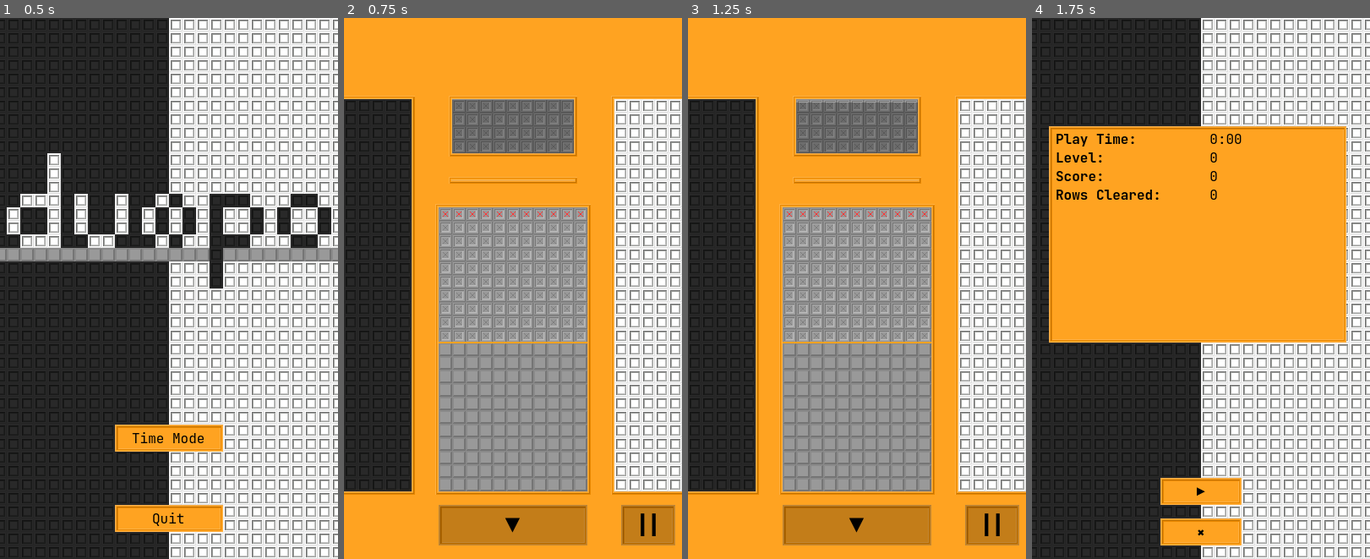
Above: before the commit, frames 1-4 (left to right).
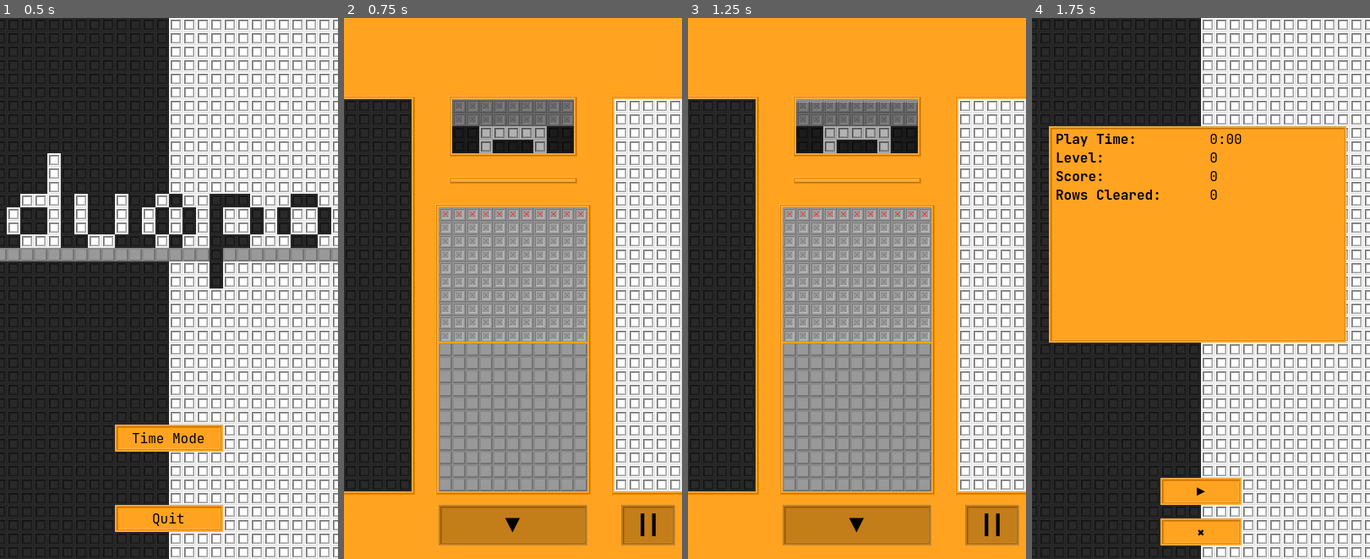
Above: after the commit, the same moments.

Repository: ka-puna/duopo
Game: Godot game, scene res://src/main.tscn
The game is run twice, just before and just after one commit, with the same random seed, the same clock (stepped at 60 frames per second) and the same inputs.
Inputs:
- Up to frame 1 (0.5 s): no input
- Up to frame 2 (0.75 s): click "Time Mode" at 0.5 s
- Up to frame 3 (1.25 s): no input
- Up to frame 4 (1.75 s): click "||" at 1.25 s

Frame 1 is identical in both runs. In frame 2, 1.6% of the frame differs, in the area x 32-68%, y 20-25%; in frame 3, 1.6%; in frame 4, nothing differs.

Commit message:
Fix range for random pattern selection.

Diff:
--- a/src/node/cycle_mode_base.gd
+++ b/src/node/cycle_mode_base.gd
@@ -54,7 +54,7 @@
 
 ## Returns a new pattern.
 func get_new_pattern() -> int:
-	return randi_range(0, tile_set.get_patterns_count())
+	return randi_range(0, tile_set.get_patterns_count() - 1)
 
 
 ## Returns a dictionary with human-readable keys and values.
